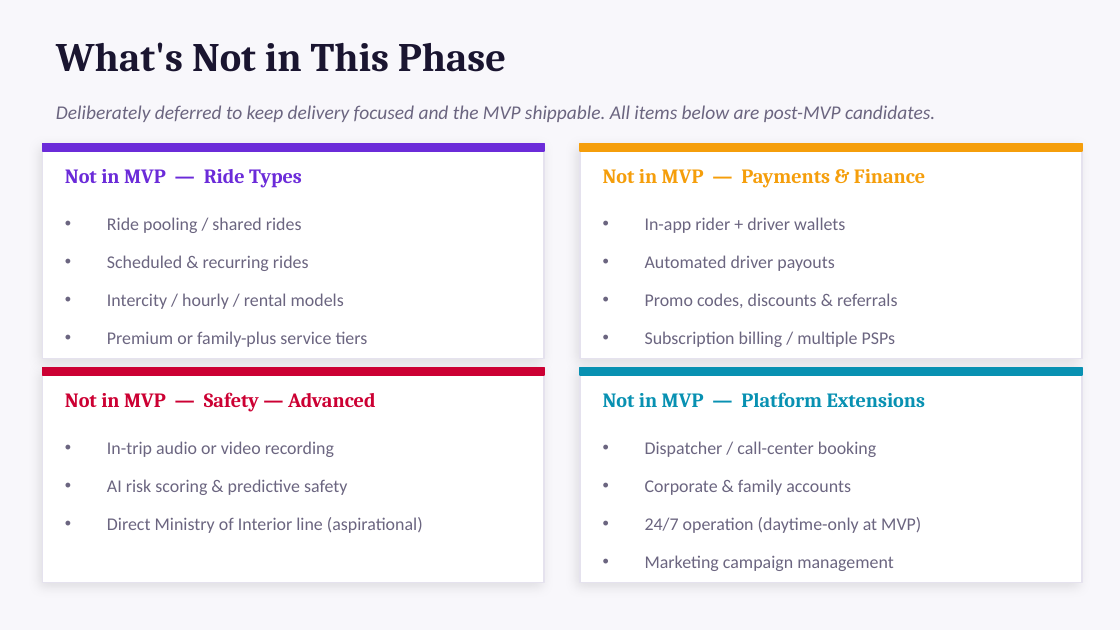
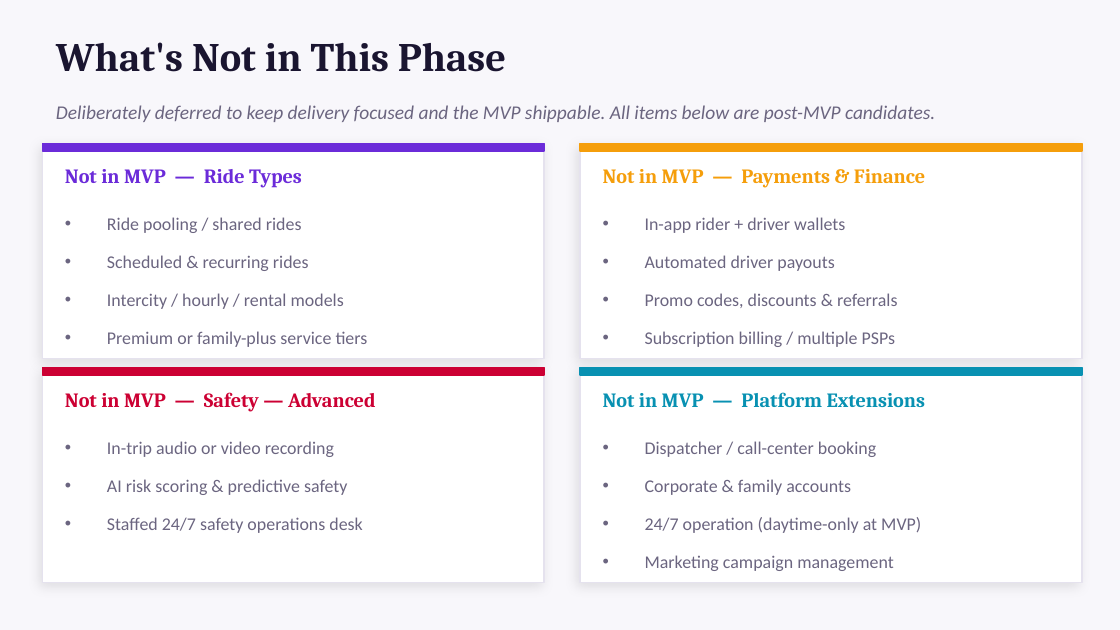
Before and after one commit to poparab/SheDrive, a slide deck: slide 15 of docs/presentations/SheDrive-MVP-Presentation.pptx. Drawn at 1120x630 pixels with LibreOffice and Linux fonts; fonts in the diff are those of the drawing. Boxes give left, top, right and bottom in pixels: in the first picture for what was removed or moved away, otherwise in the second. Text is boxed around its words. In the diff, an @@ line names an element or a change of style, - is before the commit and + after.

```diff
--- a/docs/presentations/SheDrive-MVP-Presentation.pptx
+++ b/docs/presentations/SheDrive-MVP-Presentation.pptx
@@ text at bbox=[107, 517, 362, 533]: text changed @@
-• Direct Ministry of Interior line (aspirational)
+• Staffed 24/7 safety operations desk
```
Also in this commit, not shown: 4 other slides changed, 13 other files.
